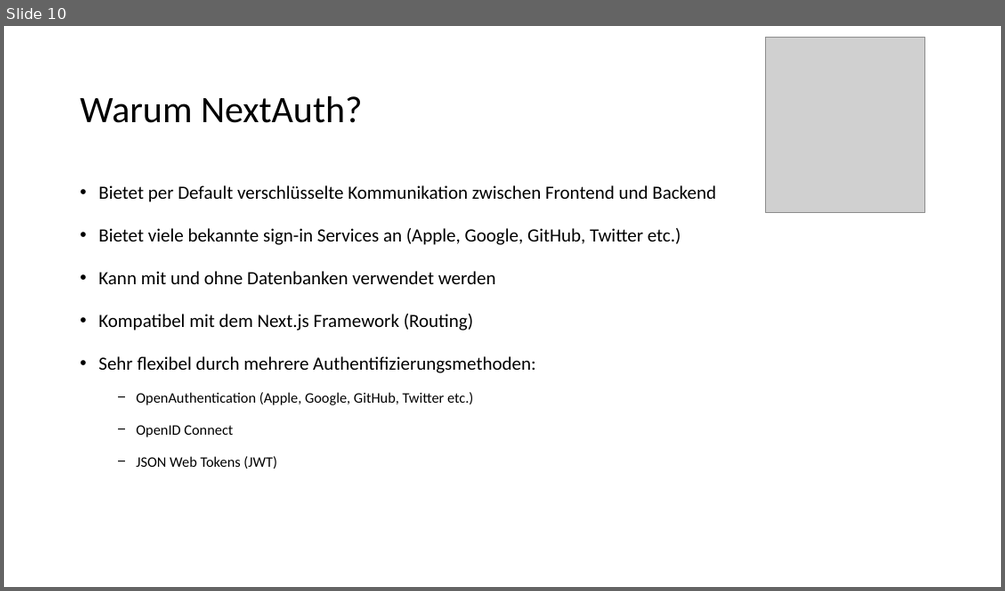
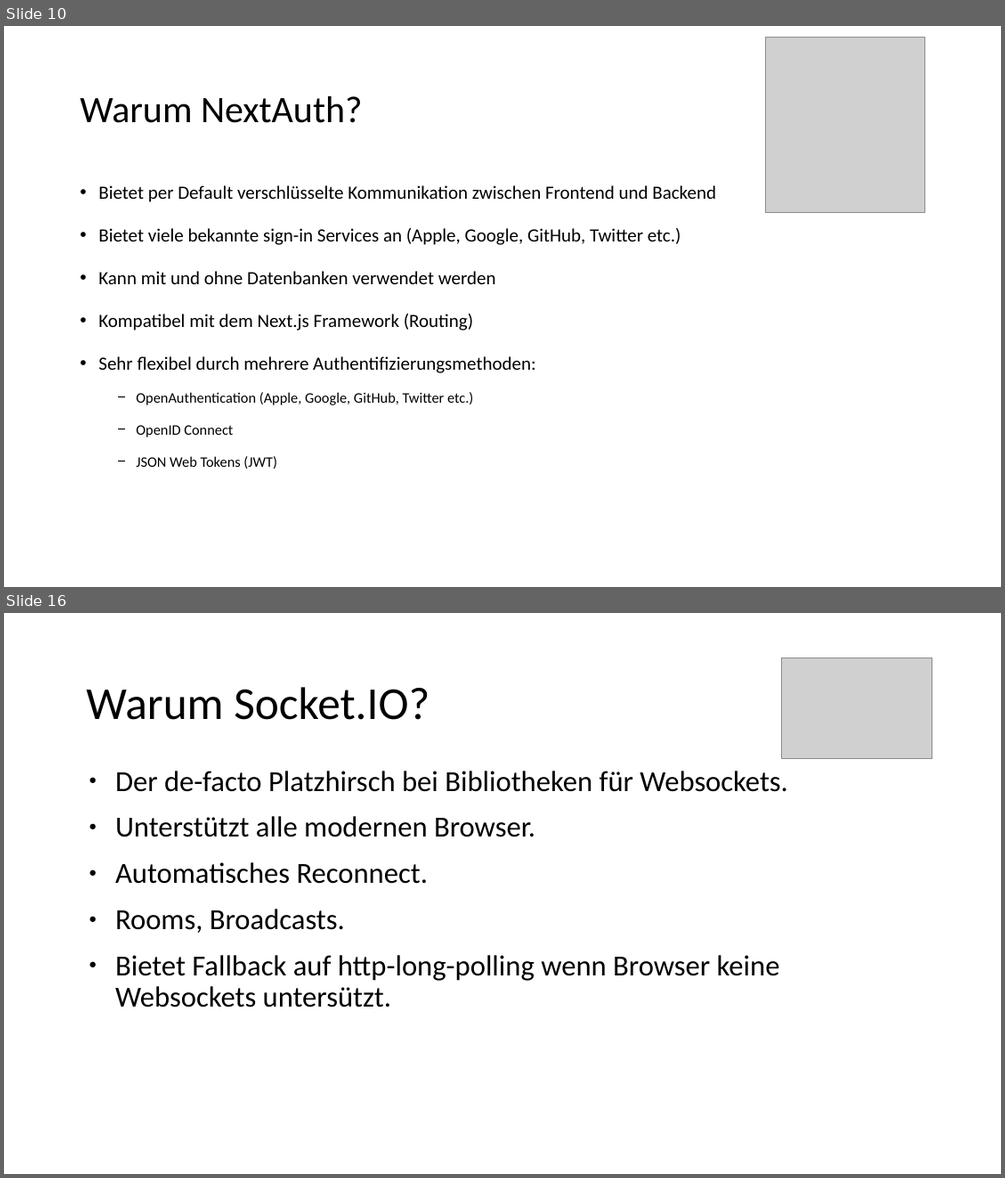
Before and after one commit to RocordJavaScript2023/realtime, a slide deck: presentation/realtime.pptx. Shown one above the other, each under a label of ours: slide 10 before the commit, slides 10 and 16 after it; the slides between them are not shown. The pictures are 1005x591 and 1005x1178 pixels, drawn with LibreOffice and Linux fonts; fonts in the diff are those of the drawing; grey boxes stand for pictures. Boxes give left, top, right and bottom in pixels: in the first picture for what was removed or moved away, otherwise in the second. Text is boxed around its words. In the diff, an @@ line names an element or a change of style, - is before the commit and + after.

```diff
--- a/presentation/realtime.pptx
+++ b/presentation/realtime.pptx
@@ slide 16 added at (4,613,1001,1174), background #FFFFFF @@
@@ picture added at (781,657,932,759) @@
@@ title added at (86,687,429,720), 44 pt, text #000000 @@
+Warum Socket.IO?
@@ text added at (115,771,788,1007), 28 pt, text #000000 @@
+● Der de-facto Platzhirsch bei Bibliotheken für Websockets.
+● Unterstützt alle modernen Browser.
+● Automatisches Reconnect.
+● Rooms, Broadcasts.
+● Bietet Fallback auf http-long-polling wenn Browser keine Websockets untersützt.
```
Also in this commit, not shown: 3 slides changed, 9 other slides added, 2 slides removed.
